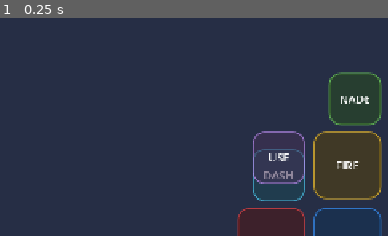
Above: before the commit, frame 1.
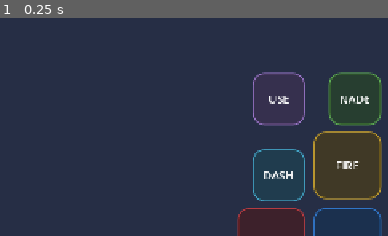
Above: after the commit, the same moment.

Repository: Crapula1/2d-platformer
Game: Godot game, scene res://scenes/TouchHUD.tscn
Same seed, same stepped clock (60 frames per second), same inputs: the game is played once before the commit and once after it. This scene is started directly instead of the project's main scene.
Inputs:
- Up to frame 1 (0.25 s): no input
The pictures show only the part of the screen within x 50-100%, y 39-89%; the shares and areas given below are measured in that part.

The runs differ from the first frame. In frame 1, 1.4% of the frame differs, in the area x 65-79%, y 24-77%.

Commit message:
fix: nudge touch USE button clear of the grenade button
Co-Authored-By: Claude Opus 4.7 <noreply@anthropic.com>

Diff:
--- a/scripts/TouchHUD.gd
+++ b/scripts/TouchHUD.gd
@@ -27,7 +27,7 @@
 	["shoot",         "FIRE", BTN_SIZE,        1, Vector2(-PAD - 108.0,                 -PAD - 108.0 * 2 - 14.0),             C_SHOOT],
 	["dash",          "DASH", SMALL_BTN_SIZE,  1, Vector2(-PAD - 84.0 - 108.0 - 14.0,   -PAD - 108.0 - 84.0 - 10.0),          C_DASH],
 	["throw_grenade", "NADE", SMALL_BTN_SIZE,  1, Vector2(-PAD - 84.0,                  -PAD - 108.0 * 2 - 14.0 - 84.0 - 10.0), C_NADE],
-	["interact",      "USE",  SMALL_BTN_SIZE,  1, Vector2(-PAD - 84.0 - 108.0 - 14.0,   -PAD - 108.0 * 2 - 14.0),             C_USE],
+	["interact",      "USE",  SMALL_BTN_SIZE,  1, Vector2(-PAD - 84.0 - 108.0 - 14.0,   -PAD - 108.0 * 2 - 14.0 - 84.0 - 10.0), C_USE],
 	["pause",         "II",   Vector2(64, 64), 2, Vector2(-PAD - 64.0,                   PAD),                                 C_PAUSE],
 ]
 
